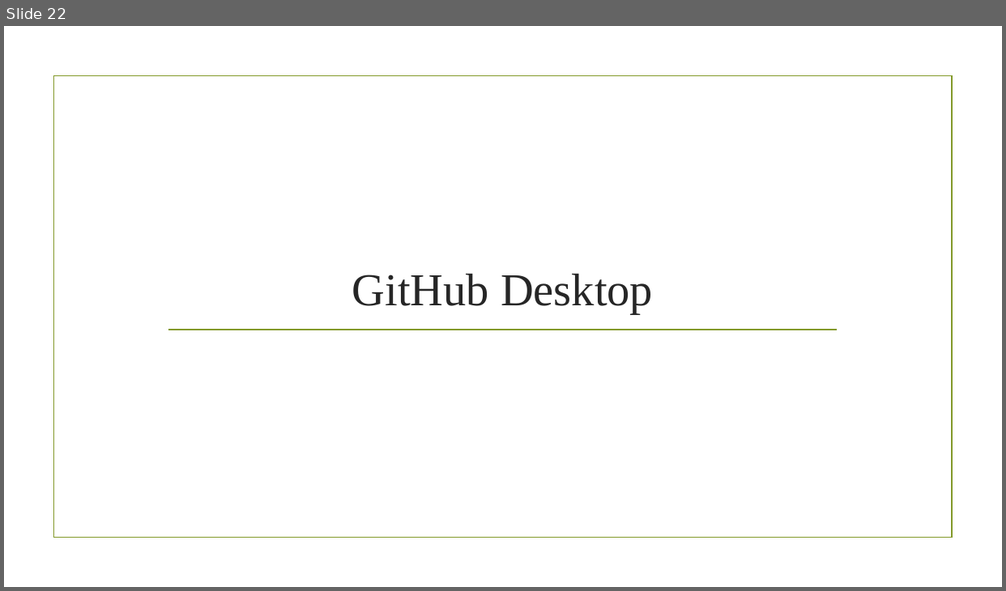
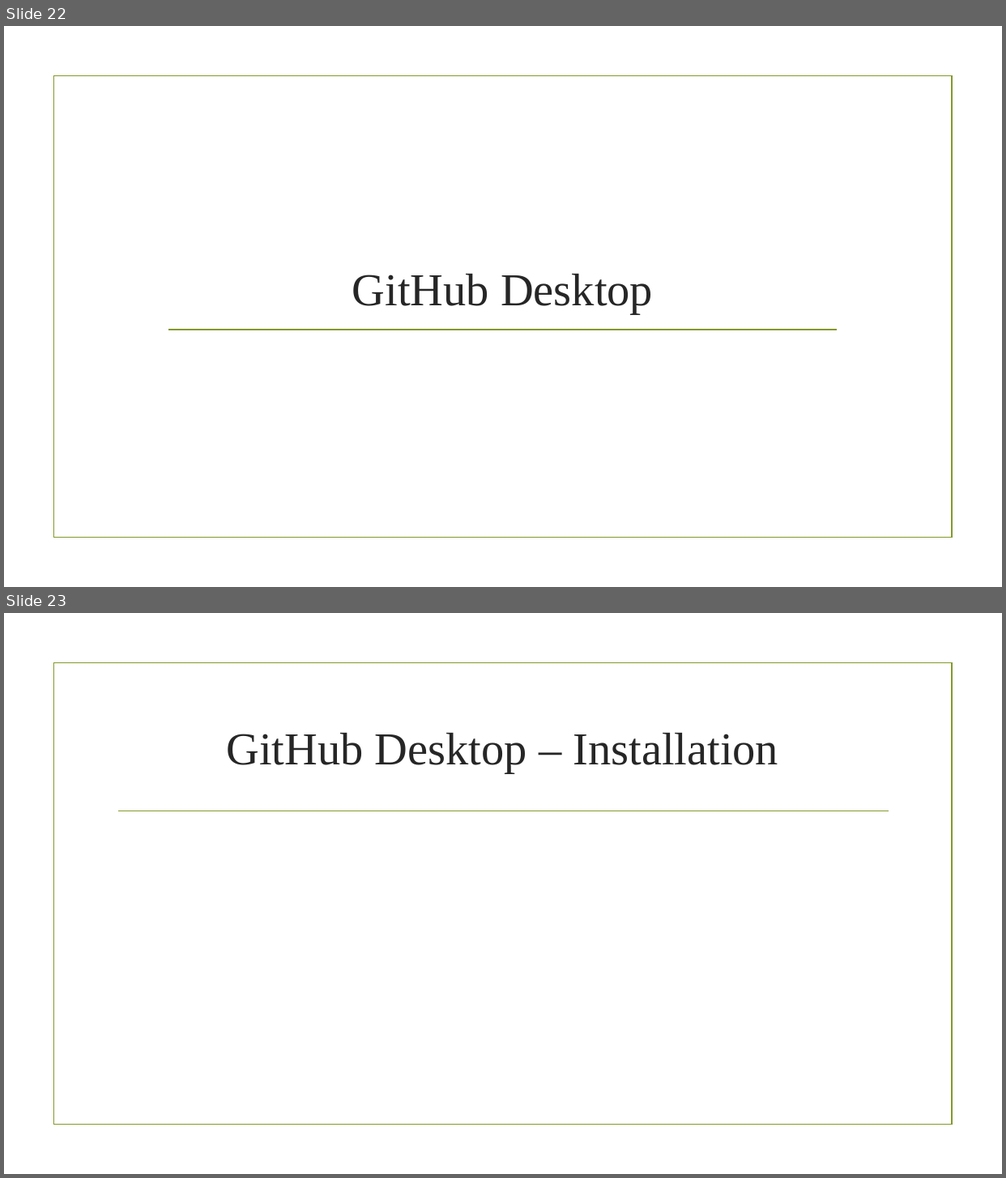
Before and after one commit to trmasher/Powerpoint_Informationals, a slide deck: Using R Notebook with Version Control.pptx. Shown one above the other, each under a label of ours: slide 22 before the commit, slides 22 and 23 after it. The pictures are 1006x591 and 1006x1178 pixels, drawn with LibreOffice and Linux fonts; fonts in the diff are those of the drawing; background and template pictures are left out. Boxes give left, top, right and bottom in pixels: in the first picture for what was removed or moved away, otherwise in the second. Text is boxed around its words. In the diff, an @@ line names an element or a change of style, - is before the commit and + after.

Commit message:
GitHub Desktop Update
^

```diff
--- a/Using R Notebook with Version Control.pptx
+++ b/Using R Notebook with Version Control.pptx
@@ slide 23 added at [4,613,1002,1174], background picture (left out); not listed: 1 template element that a slide beside it also shows @@
@@ title added at [227,733,778,773], 44 pt, text #262626 @@
+GitHub Desktop – Installation
@@ line added from (118, 811) to (889, 811), #83992A 1.25 pt @@
```
Also in this commit, not shown: 1 other slide added, 1 other file.
